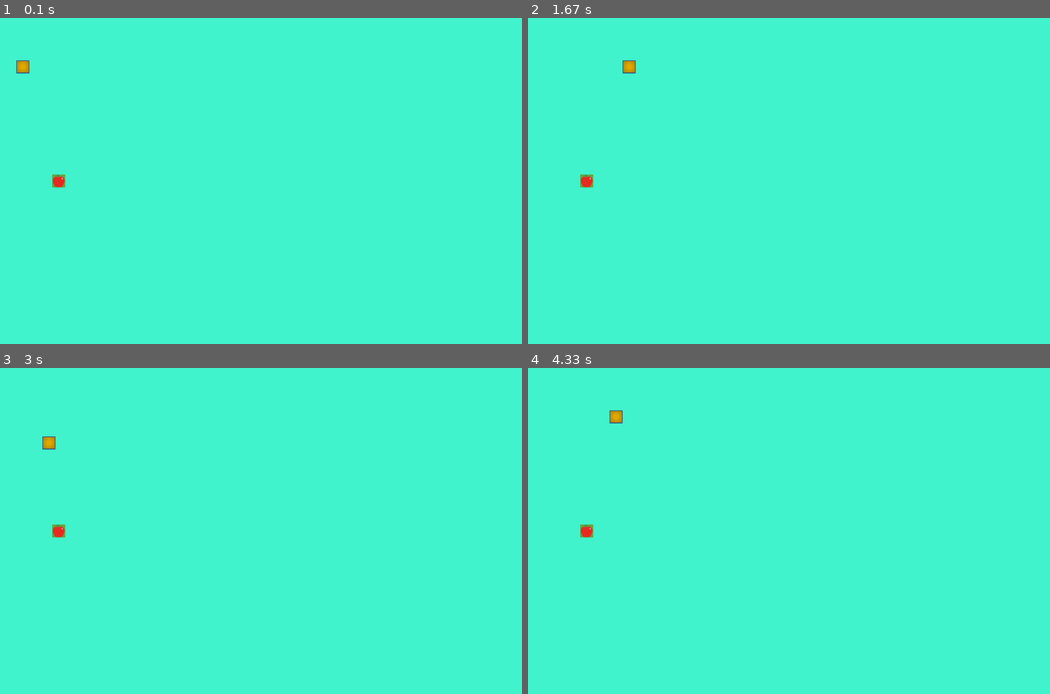
Above: before the commit, frames 1-4 (two rows, left to right).
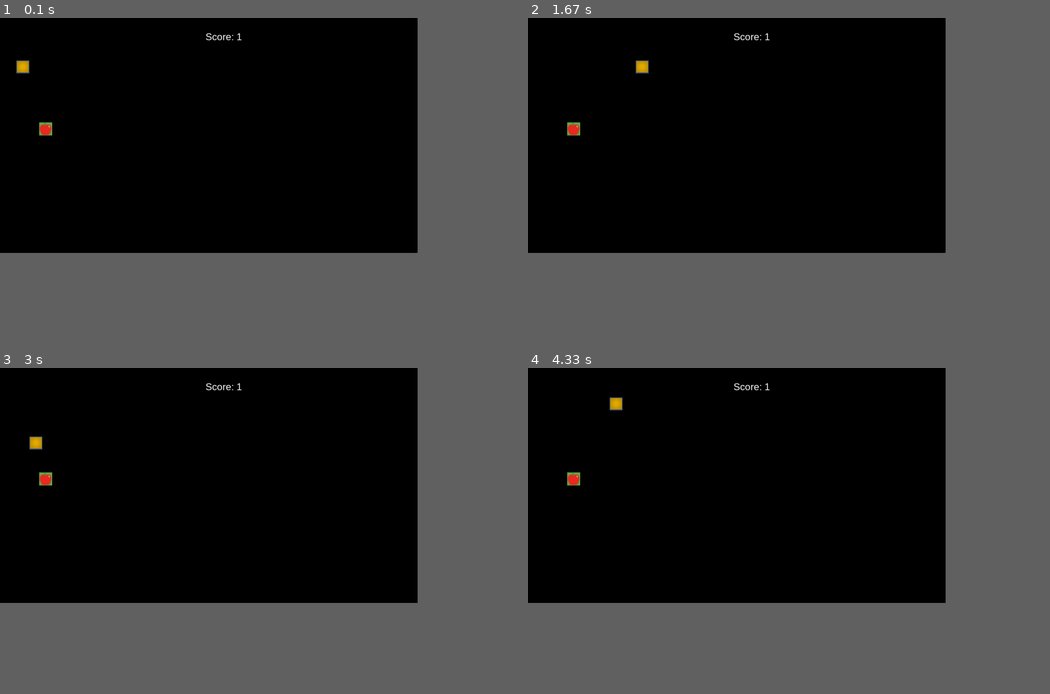
Above: after the commit, the same moments.

Repository: sushant0709/pygame-projects
Game: pygame game, started from Snake/main.py
The game is run twice, just before and just after one commit, with the same random seed, the same clock (stepped at 60 frames per second) and the same inputs.
Inputs:
- Up to frame 1 (0.1 s): no input
- Up to frame 2 (1.67 s): hold Right 0.33-0.8 s; hold Up 0.83-1.17 s; hold Right from 1.2 s (still down)
- Up to frame 3 (3 s): release Right at 1.67 s; hold Left 1.7-2.23 s; hold Down 2.27-2.67 s; hold Left from 2.7 s (still down)
- Up to frame 4 (4.33 s): release Left at 3.1 s; hold Up 3.13-3.53 s; hold Right 3.57-4.2 s; hold Down from 4.23 s (still down)
In our replay, the window is 900x562 before the commit and 720x405 after it. These sizes can differ from the game's own. Grey fills any space a smaller window leaves; there, only what the larger window draws over its background counts as a difference.

The runs differ from the first frame. In frame 1, 58% of the frame differs, in the area x 0-80%, y 0-73%; in frame 2, 58%; in frame 3, 58%; in frame 4, 58%.

Commit message:
Add new features

Diff:
--- a/Snake/main.py
+++ b/Snake/main.py
@@ -7,9 +7,8 @@
 SIZE = 40
 INITIAL_X = 50
 INITIAL_Y = 50
-SCREEN_X = 1600
-SCREEN_Y = 1000
-
+SCREEN_X = None
+SCREEN_Y = None
 class Apple:
     def __init__(self,present_screen) -> None:
         self.screen = present_screen
@@ -19,7 +18,7 @@
 
 
     def draw(self) -> None:
-        print(f"Apple_x = {self.x} Apple_y = {self.y}")
+        #print(f"Apple_x = {self.x} Apple_y = {self.y}")
         self.screen.blit(self.image,(self.x,self.y))
         # pg.display.update()
 
@@ -39,10 +38,10 @@
 
     def draw(self) -> None:
         # 66, 245, 206
-        self.screen.fill((66, 245, 206))
-        print(f"Length = {self.length}")
+        self.screen.fill((0, 0, 0))
+        #print(f"Length = {self.length}")
         for i in range(self.length):
-            print(f"x = {self.x} y = {self.y}")
+            #print(f"x = {self.x} y = {self.y}")
             self.screen.blit(self.block,(self.x[i],self.y[i]))
         # pg.display.flip()
 
@@ -73,9 +72,20 @@
 
         self.draw()
 
+    def increase_length(self) -> None:
+        self.x.append(100)
+        self.y.append(100)
+        self.length += 1
+
 class Game:
     def __init__(self) -> None:
         pg.init()
+        infoObject = pg.display.Info()
+        global SCREEN_X
+        SCREEN_X = infoObject.current_w
+        global SCREEN_Y
+        SCREEN_Y = infoObject.current_h
+        print(f"Screen X = {SCREEN_X} Screen Y = {SCREEN_Y}")
         self.surface = pg.display.set_mode((SCREEN_X,SCREEN_Y))
         self.snake = Snake(self.surface,1)
         self.snake.walk()
@@ -83,25 +93,42 @@
         self.apple.draw()
         pg.display.flip()
 
+    def reset(self) -> None:
+        self.snake = Snake(self.surface,1)
+        self.apple = Apple(self.surface)
+
+    def show_game_over(self) -> None:
+        self.surface.fill((0, 0, 0))
+        font = pg.font.SysFont('arial',30)
+        line1 = font.render(f"Game Over !! Your Score is: {self.snake.length}",True,(255,255,255))
+        self.surface.blit(line1,(SCREEN_X/2-20,SCREEN_Y/2-20))
 
     def isCollision(self,apple_x,apple_y,snake_x,snake_y) -> bool:
         if(snake_x>apple_x and snake_x<apple_x+SIZE) or (snake_x+SIZE>apple_x and snake_x+SIZE<apple_x+SIZE):
             if(snake_y>apple_y and snake_y<apple_y+SIZE) or (snake_y+SIZE>apple_y and snake_y+SIZE<apple_y+SIZE):
-
                 return True
         return False
+
+    def display_score(self) -> None:
+        font = pg.font.SysFont('arial',30)
+        score = font.render(f"Score: {self.snake.length}",True,(255,255,255))
+        self.surface.blit(score,(SCREEN_X/2 -10,40))
 
     def play(self) -> None:
         self.snake.walk()
         self.apple.draw()
+        self.display_score()
         pg.display.flip()
+        # collision with apple
         if(self.isCollision(self.apple.x,self.apple.y,self.snake.x[0],self.snake.y[0])):
+            self.snake.increase_length()
             self.apple.move()
-            self.snake.x.append(100)
-            self.snake.y.append(100)
-            self.snake.length += 1
-            self.snake.draw()
-            pg.display.flip()
+
+        # collision with itself
+        for i in range(2,self.snake.length):
+            if(self.isCollision(self.snake.x[0],self.snake.y[0],self.snake.x[i],self.snake.y[i])):
+                raise "Collision Occured"
+
 
     def run(self) -> None:
         running = True
@@ -123,8 +150,12 @@
                     elif event.key == K_RIGHT:
                         self.snake.move_right()
 
-            self.play()
-            time.sleep(0.2)
+            try:
+                self.play()
+            except Exception as e:
+                self.show_game_over()
+                self.reset()
+            time.sleep(0.15)
 
 
 if __name__ == '__main__':
